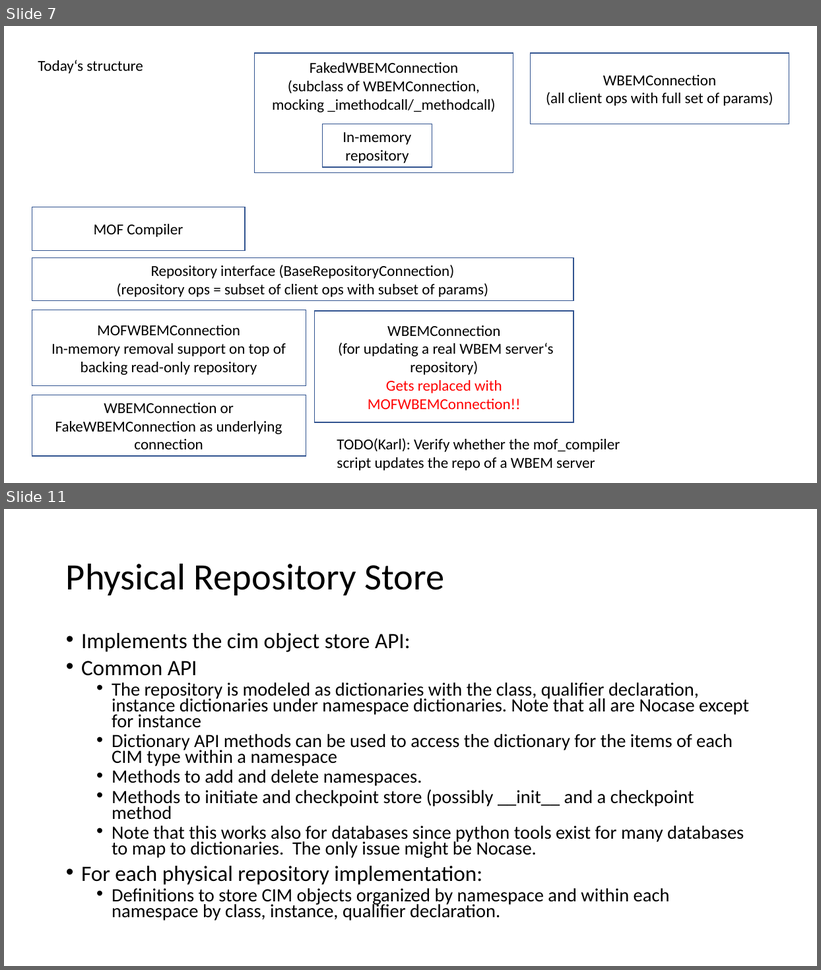
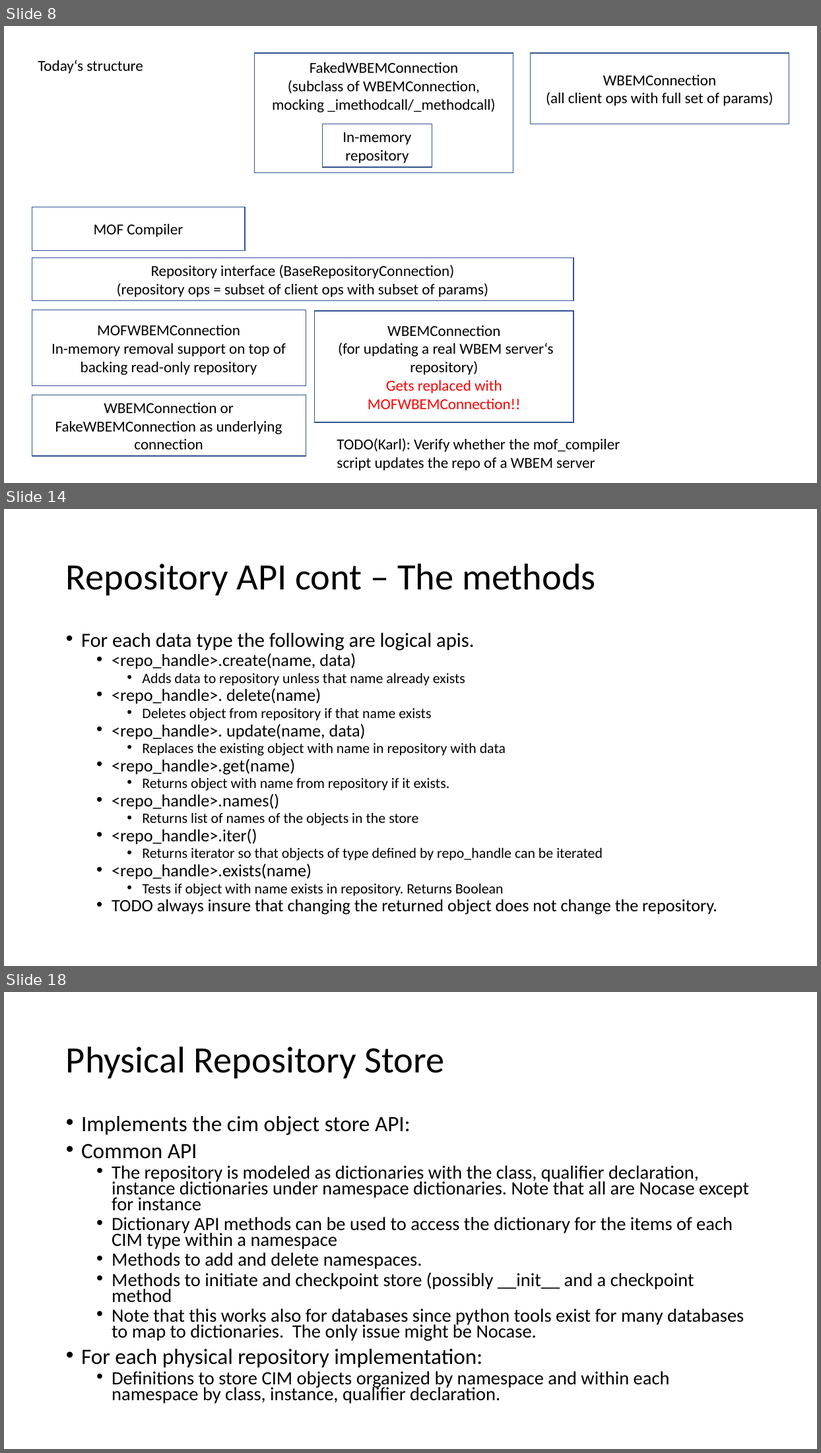
Before and after one commit to pywbem/pywbem, a slide deck: design/RepositoryStructure.pptx. Shown one above the other, each under a label of ours: slides 7 and 11 before the commit, slides 8, 14 and 18 after it; the slides between them are not shown. The pictures are 821x970 and 821x1453 pixels, drawn with LibreOffice and Linux fonts; fonts in the diff are those of the drawing. Boxes give left, top, right and bottom in pixels: in the first picture for what was removed or moved away, otherwise in the second. Text is boxed around its words. In the diff, an @@ line names an element or a change of style, - is before the commit and + after.

```diff
--- a/design/RepositoryStructure.pptx
+++ b/design/RepositoryStructure.pptx
@@ slide 14 added at [4,509,817,966], background #FFFFFF @@
@@ title added at [66,563,596,595], 44 pt, text #000000 @@
+Repository API cont – The methods
@@ text added at [81,632,717,915], 17 pt, text #000000 @@
+• For each data type the following are logical apis.
+  • <repo_handle>.create(name, data)
+    • Adds data to repository unless that name already exists
+  • <repo_handle>. delete(name)
+    • Deletes object from repository if that name exists
+  • <repo_handle>. update(name, data)
+    • Replaces the existing object with name in repository with data
+  • <repo_handle>.get(name)
+    • Returns object with name from repository if it exists.
+  • <repo_handle>.names()
+    • Returns list of names of the objects in the store
+  • <repo_handle>.iter()
+    • Returns iterator so that objects of type defined by repo_handle can be iterated
+  • <repo_handle>.exists(name)
+    • Tests if object with name exists in repository. Returns Boolean
+  • TODO always insure that changing the returned object does not change the repository.
@@ what was slide 7 is now slide 8 @@
@@ what was slide 11 is now slide 18 @@
```
Also in this commit, not shown: 4 slides changed, 7 other slides added.
